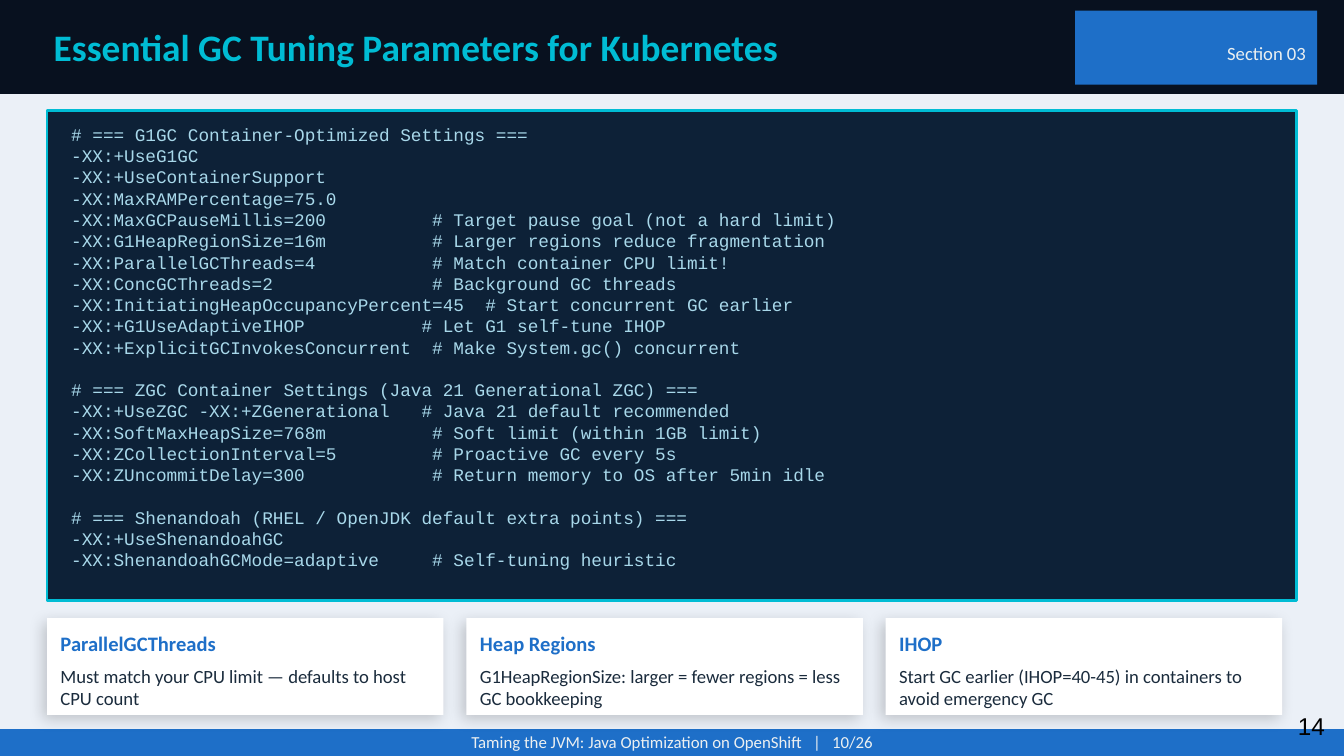
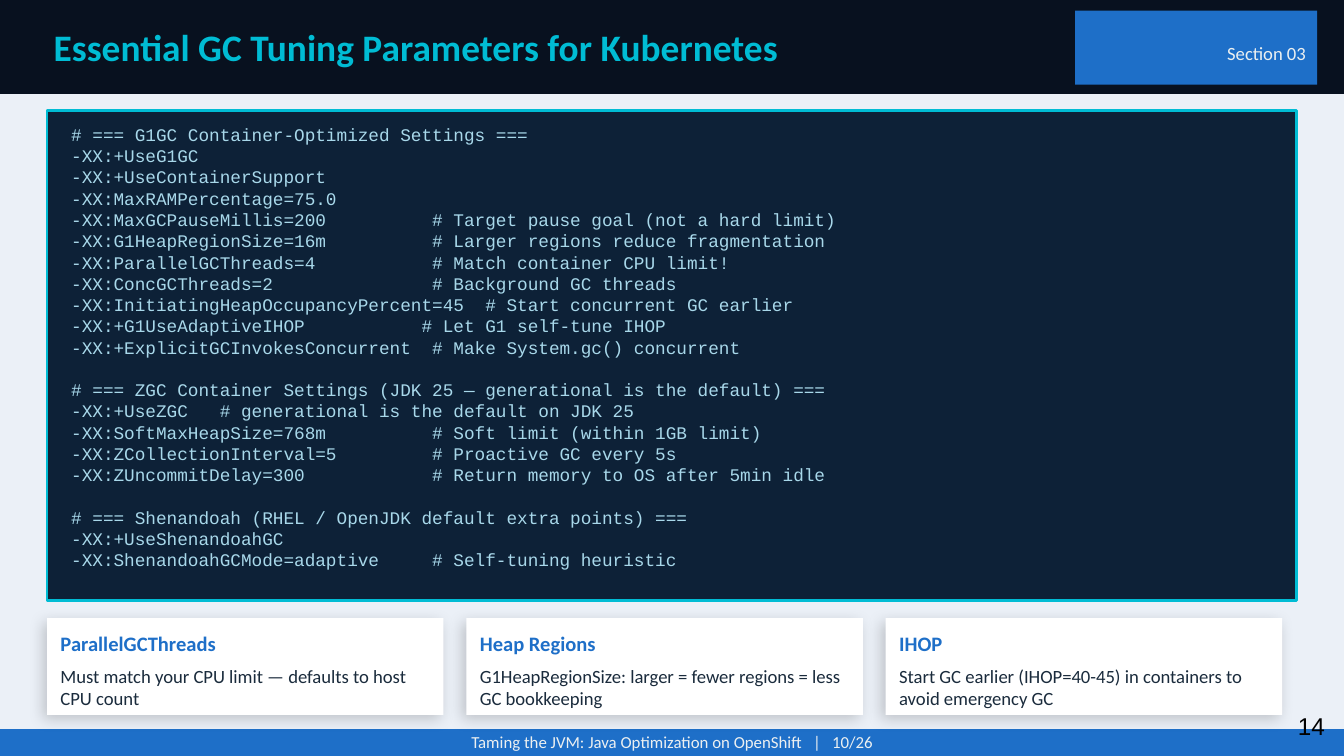
Before and after one commit to patterncatalyst/quarkus-optimization, a slide deck: slide 14 of presentation/optimizing-quarkus-on-kubernetes.pptx. Drawn at 1344x756 pixels with LibreOffice and Linux fonts; fonts in the diff are those of the drawing. Boxes give left, top, right and bottom in pixels: in the first picture for what was removed or moved away, otherwise in the second. Text is boxed around its words. In the diff, an @@ line names an element or a change of style, - is before the commit and + after.

```diff
--- a/presentation/optimizing-quarkus-on-kubernetes.pptx
+++ b/presentation/optimizing-quarkus-on-kubernetes.pptx
@@ text at box(71, 384, 783, 421): text changed @@
-# === ZGC Container Settings (Java 21 Generational ZGC) ===
--XX:+UseZGC -XX:+ZGenerational # Java 21 default recommended
+# === ZGC Container Settings (JDK 25 — generational is the default) ===
+-XX:+UseZGC # generational is the default on JDK 25
```
Also in this commit, not shown: 11 other slides changed, 1 other file.
